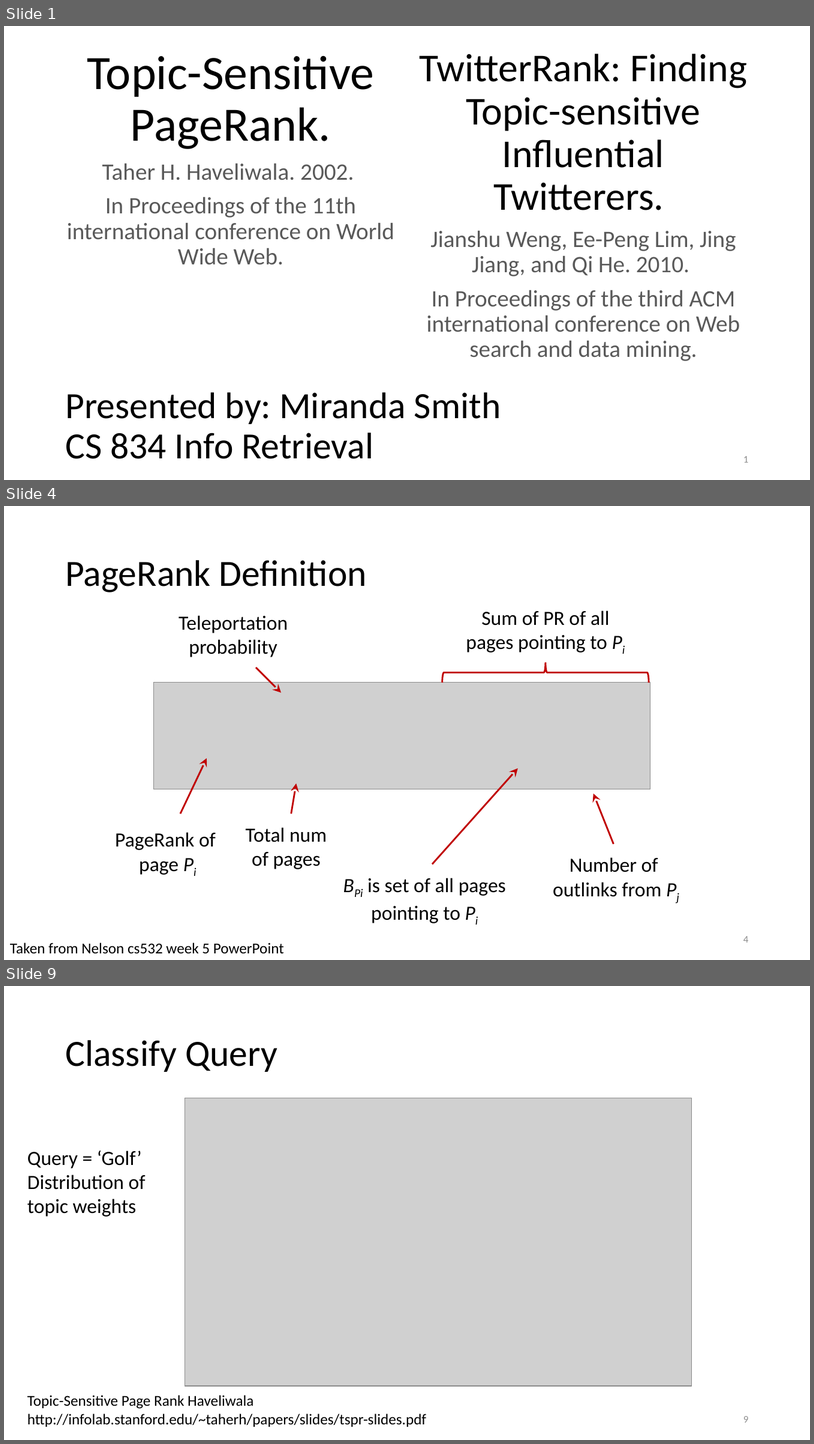
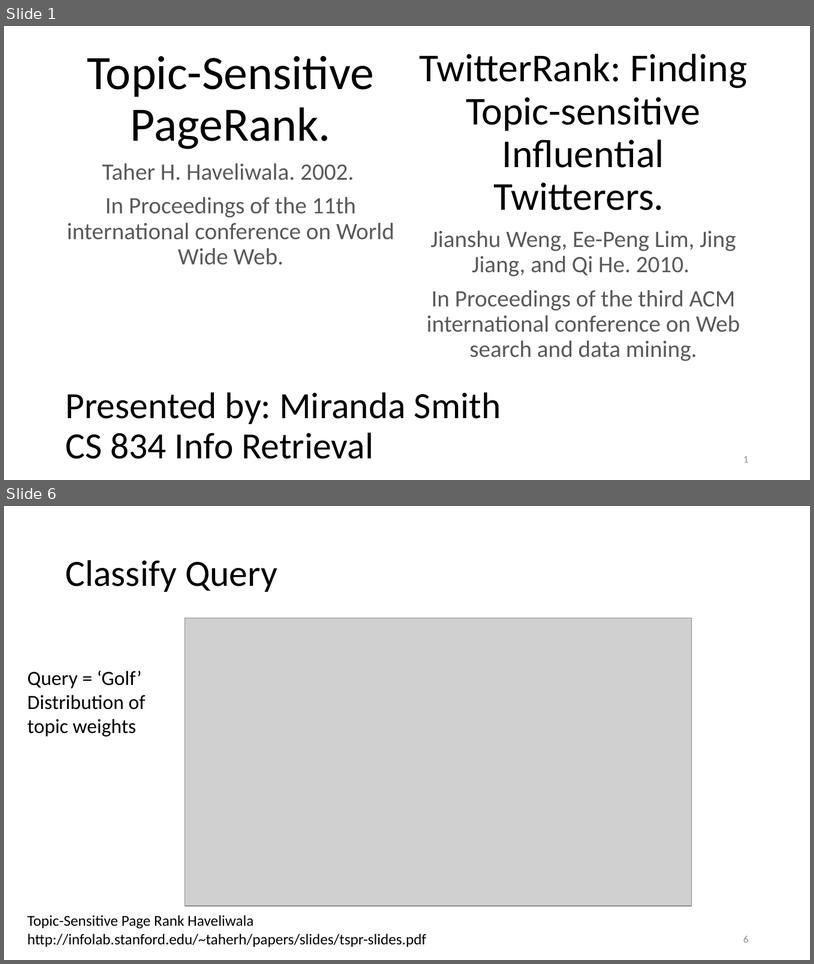
Before and after one commit to Miranda-C-Smith/cs834-f17, a slide deck: assignments/Presentation2/TopicPageRankSlides.pptx. Shown one above the other, each under a label of ours: slides 1, 4 and 9 before the commit, slides 1 and 6 after it; the slides between them are not shown. The pictures are 814x1444 and 814x964 pixels, drawn with LibreOffice and Linux fonts; fonts in the diff are those of the drawing; grey boxes stand for pictures. Boxes give left, top, right and bottom in pixels: in the first picture for what was removed or moved away, otherwise in the second. Text is boxed around its words. In the diff, an @@ line names an element or a change of style, - is before the commit and + after.

```diff
--- a/assignments/Presentation2/TopicPageRankSlides.pptx
+++ b/assignments/Presentation2/TopicPageRankSlides.pptx
@@ slide 4 removed at [4, 506, 810, 960], background #FFFFFF @@
@@ title removed at [65, 560, 367, 592] @@
-PageRank Definition
@@ text removed at [466, 610, 609, 652] @@
-Sum of PR of all pages pointing to Pi
@@ text removed at [179, 615, 288, 657] @@
-Teleportation probability
@@ arrow removed from (256, 667) to (281, 693) @@
@@ right brace removed at [442, 663, 649, 682] @@
@@ picture removed at [153, 682, 651, 789] @@
@@ arrow removed from (180, 813) to (207, 758) @@
@@ arrow removed from (432, 864) to (518, 768) @@
@@ arrow removed from (291, 813) to (296, 783) @@
@@ arrow removed from (614, 844) to (594, 793) @@
@@ text removed at [246, 827, 327, 869] @@
-Total num of pages
@@ text removed at [115, 832, 363, 897] @@
-PageRank of
-page Pi
@@ text removed at [553, 857, 662, 897] @@
-Number of
-outlinks from Pj
@@ text removed at [368, 877, 506, 923] @@
-BPi is set of all pages pointing to Pi
@@ page number removed at [744, 936, 749, 942] @@
-4
@@ text removed at [10, 942, 284, 954] @@
-Taken from Nelson cs532 week 5 PowerPoint
@@ what was slide 9 is now slide 6 @@
@@ page number at [744, 936, 749, 942]: text changed @@
-9
+6
```
Also in this commit, not shown: 6 slides changed, 6 slides added, 3 other slides removed.
